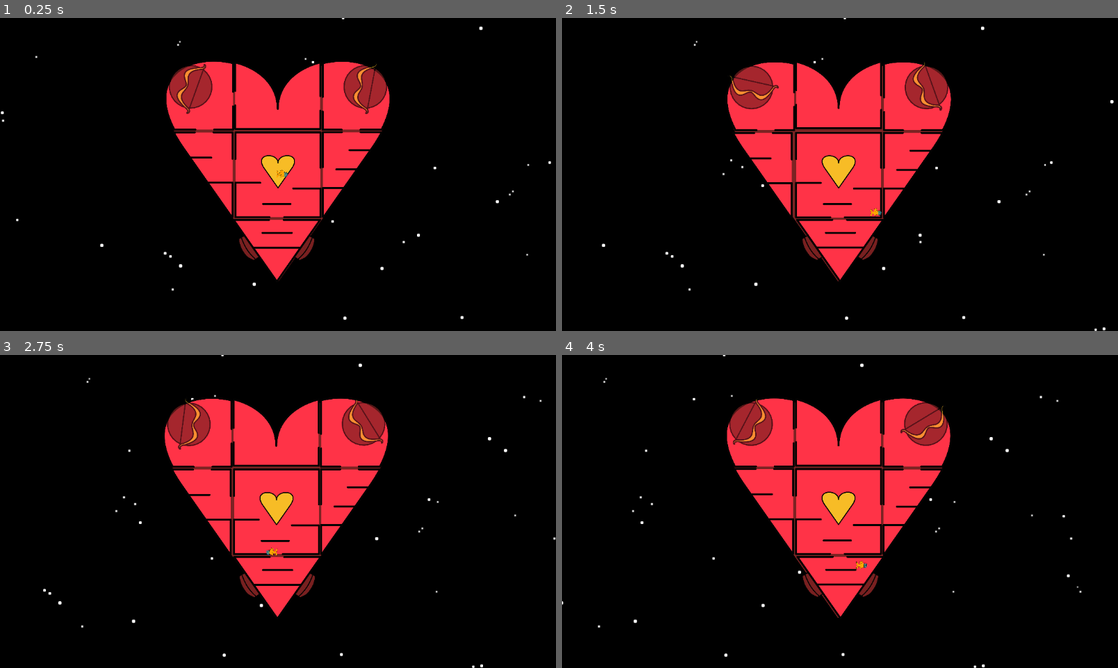
Above: before the commit, frames 1-4 (two rows, left to right).
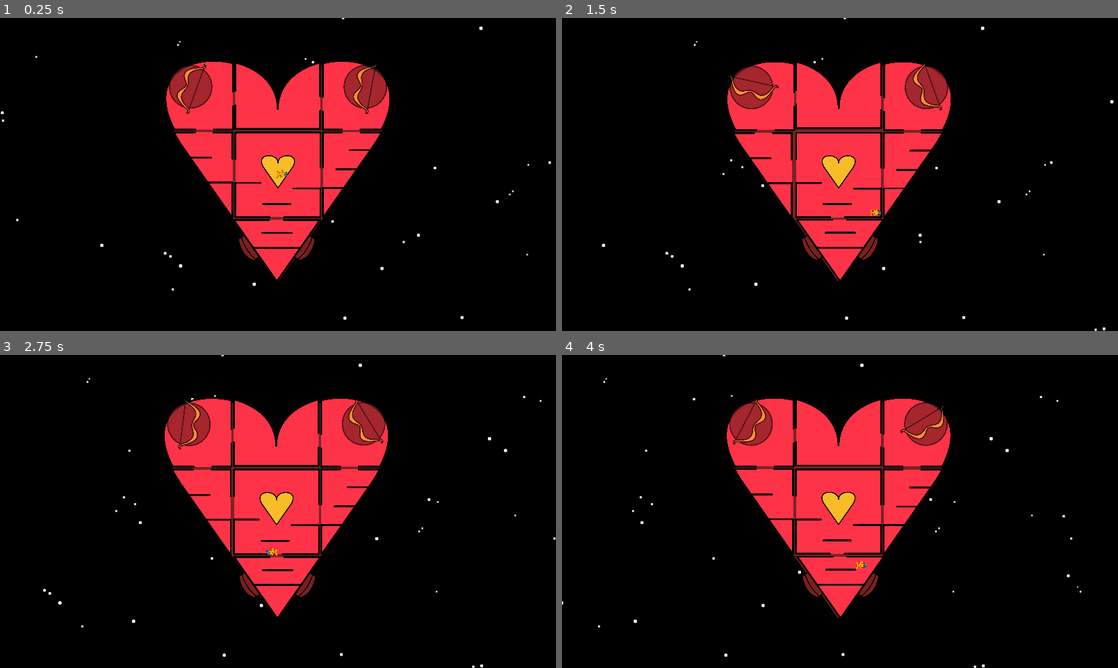
Above: after the commit, the same moments.

Repository: BreannaBre/GodotProject
Game: Godot game, scene res://scenes/main.tscn
Two runs of this game, one before a commit and one after it. Both use one fixed random seed, a clock stepped at 60 frames per second and the inputs below.
Inputs (mouse positions are in pixels of both pictures, inside the frame that each line leads up to):
- Up to frame 1 (0.25 s): no input
- Up to frame 2 (1.5 s): move the mouse to (962, 158) at 0.52 s; hold Right (Player1Right) 0.53-1.25 s; click (962, 158) at 0.67 s; tap Up (Player1Jump) at 0.77 s; drag from (728, 190) to (751, 86) at 1.27 s
- Up to frame 3 (2.75 s): move the mouse to (333, 442) at 2.02 s; hold Left (Player1Left) from 2.03 s (still down)
- Up to frame 4 (4 s): release Left (Player1Left) at 2.75 s; drag from (812, 574) to (751, 423) at 2.77 s; move the mouse to (1006, 558) at 3.52 s; hold Right (Player1Right) from 3.53 s (still down); tap Up (Player1Jump) at 3.77 s

The runs differ from the first frame. In frame 1, 1.0% of the frame differs, in the area x 0-96%, y 7-88%; in frame 2, 1.0%; in frame 3, 1.0%; in frame 4, 1.1%, in the area x 6-94%, y 7-88%.

Commit message:
fixed setting causing image grain

Diff:
--- a/project.godot
+++ b/project.godot
@@ -26,7 +26,7 @@
 [display]
 
 window/size/mode=2
-window/stretch/mode="viewport"
+window/stretch/mode="canvas_items"
 
 [input]
 
@@ -62,3 +62,4 @@
 
 renderer/rendering_method="gl_compatibility"
 renderer/rendering_method.mobile="gl_compatibility"
+textures/lossless_compression/force_png=true
